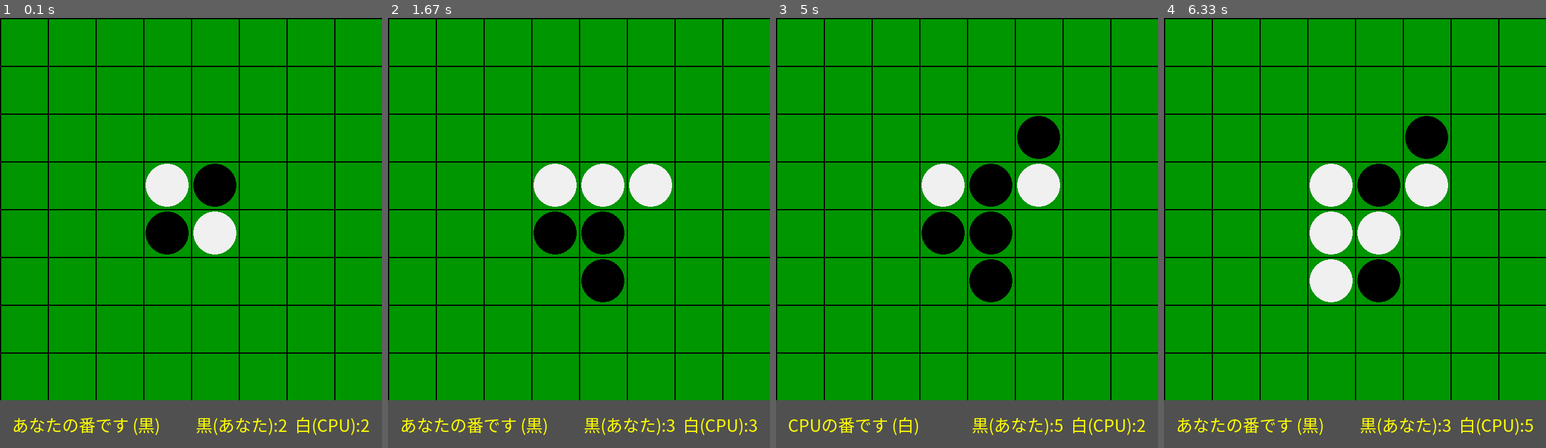
Above: before the commit, frames 1-4 (left to right).
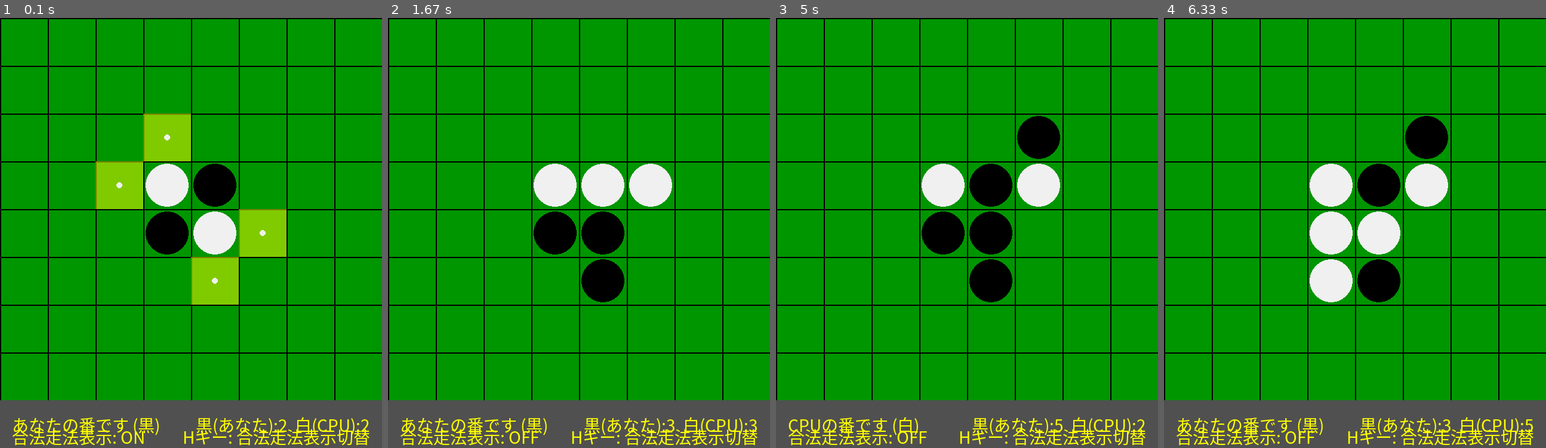
Above: after the commit, the same moments.

Repository: c0a2429118/ProjExD_Group14
Game: pygame game, started from osero.py
Two runs of this game, one before a commit and one after it. Both use one fixed random seed, a clock stepped at 60 frames per second and the inputs below.
Inputs (mouse positions are in pixels of both pictures, inside the frame that each line leads up to):
- Up to frame 1 (0.1 s): no input
- Up to frame 2 (1.67 s): hold H 0.33-0.8 s; click (579, 263) at 0.88 s
- Up to frame 3 (5 s): click (974, 86) at 2.22 s; click (1085, 224) at 4.55 s; click (1047, 155) at 4.88 s
- Up to frame 4 (6.33 s): click (1370, 215) at 5.73 s; click (1270, 155) at 6.05 s

The runs differ from the first frame. In frame 1, 6.5% of the frame differs, in the area x 3-97%, y 22-100%; in frame 2, 1.0%; in frame 3, 1.0%; in frame 4, 1.0%.

Commit message:
追加機能3完成

Diff:
--- a/osero.py
+++ b/osero.py
@@ -52,6 +52,17 @@
 
     def get_valid_moves(self, player):
         return [(x, y) for y in range(8) for x in range(8) if self.is_valid_move(x, y, player)]
+
+    def get_valid_moves_positions(self, player):
+        """
+        現在のプレイヤーの全ての合法手の位置を取得する
+        """
+        valid_positions = []
+        for y in range(8):
+            for x in range(8):
+                if self.is_valid_move(x, y, player):
+                    valid_positions.append((x, y))
+        return valid_positions
 
     def place_stone(self, x, y, player):
         if not self.is_valid_move(x, y, player):
@@ -80,6 +91,7 @@
         self.current_player = PLAYER_BLACK
         self.game_over = False
         self.message = "あなたの番です (黒)"
+        self.show_legal_moves = True
 
     def run(self):
         clock = pygame.time.Clock()
@@ -87,6 +99,10 @@
             for event in pygame.event.get():
                 if event.type == pygame.QUIT:
                     pygame.quit(); sys.exit()
+
+                if event.type == pygame.KEYDOWN:
+                    if event.key == pygame.K_h:
+                        self.show_legal_moves = not self.show_legal_moves
 
                 if self.current_player == PLAYER_BLACK and not self.game_over:
                     if event.type == pygame.MOUSEBUTTONDOWN:
@@ -169,6 +185,20 @@
                     color = BLACK if self.board.grid[y][x] == PLAYER_BLACK else WHITE
                     pygame.draw.circle(screen, color, (x*CELL_SIZE+CELL_SIZE//2, y*CELL_SIZE+CELL_SIZE//2), CELL_SIZE//2-4)
 
+        # 合法手のヒントを描画する
+        if self.show_legal_moves and not self.game_over:
+            valid_moves = self.board.get_valid_moves_positions(self.current_player)
+            for x, y in valid_moves:
+                # 半透明のハイライト用サーフェスを作成する
+                highlight_surface = pygame.Surface((CELL_SIZE, CELL_SIZE), pygame.SRCALPHA)
+                pygame.draw.rect(highlight_surface, (255, 255, 0, 128), (0, 0, CELL_SIZE, CELL_SIZE))
+                screen.blit(highlight_surface, (x * CELL_SIZE, y * CELL_SIZE))
+
+                # ドットでヒントを描画する
+                dot_x = x * CELL_SIZE + CELL_SIZE // 2
+                dot_y = y * CELL_SIZE + CELL_SIZE // 2
+                dot_color = WHITE if self.current_player == PLAYER_BLACK else BLACK
+                pygame.draw.circle(screen, dot_color, (dot_x, dot_y), 5)
         # ### 修正点②: UIテキストの描画方法を改善 ###
         # 下部UIバーの領域を定義
         ui_bar_rect = pygame.Rect(0, HEIGHT, WIDTH, 80)
@@ -186,6 +216,18 @@
         score_rect = score_surf.get_rect(centery=ui_bar_rect.centery, right=WIDTH - 20)
         screen.blit(score_surf, score_rect)
 
+        # Hキーで合法手のヒントの表示/非表示を切り替え
+        legal_status = "合法走法表示: ON" if self.show_legal_moves else "合法走法表示: OFF"
+        legal_surf = font.render(legal_status, True, FONT_COLOR)
+        legal_rect = legal_surf.get_rect(centery=ui_bar_rect.centery + 20, left=20)
+        screen.blit(legal_surf, legal_rect)
+
+        # 操作ヒント
+        hint_text = "Hキー: 合法走法表示切替"
+        hint_surf = font.render(hint_text, True, FONT_COLOR)
+        hint_rect = hint_surf.get_rect(centery=ui_bar_rect.centery + 20, right=WIDTH - 20)
+        screen.blit(hint_surf, hint_rect)
+
 
 if __name__ == "__main__":
     game = Game()
